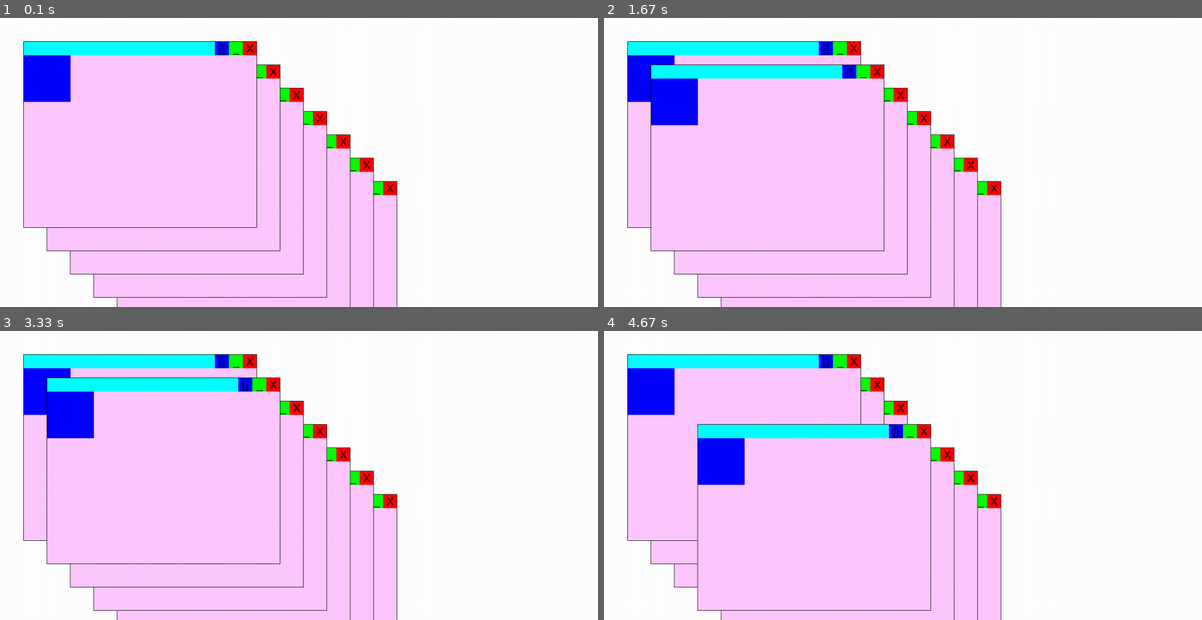
Above: before the commit, frames 1-4 (two rows, left to right).
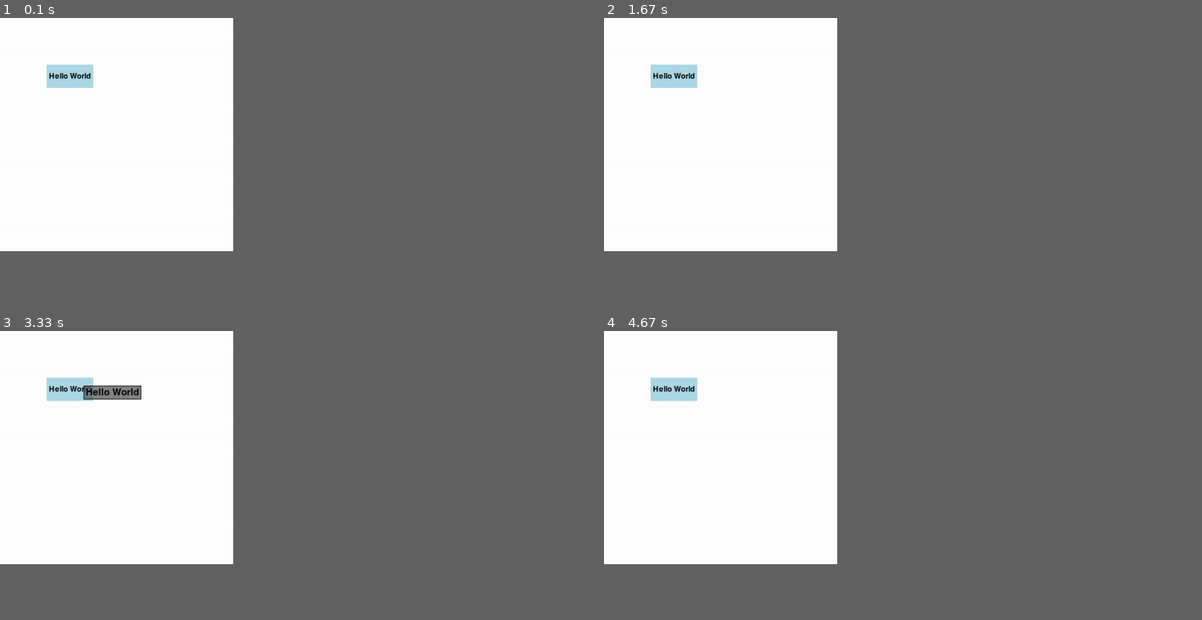
Above: after the commit, the same moments.

Repository: steellight541/my_pygame_packages
Game: pygame game, started from main.py
The game is run twice, just before and just after one commit, with the same random seed, the same clock (stepped at 60 frames per second) and the same inputs.
Inputs (mouse positions are in pixels of both pictures, inside the frame that each line leads up to):
- Up to frame 1 (0.1 s): no input
- Up to frame 2 (1.67 s): click (675, 75) at 0.38 s, where only the run after the commit has a clickable "Hello World"; click (723, 150) at 0.72 s
- Up to frame 3 (3.33 s): click (71, 388) at 2.05 s, where only the run after the commit has a clickable "Hello World"; click (107, 507) at 2.38 s; click (83, 400) at 3.22 s
- Up to frame 4 (4.67 s): click (783, 426) at 3.55 s
In our replay, the window is 900x435 before the commit and 351x351 after it. These sizes can differ from the game's own. Grey fills any space a smaller window leaves; there, only what the larger window draws over its background counts as a difference.

The runs differ from the first frame. In frame 1, 49% of the frame differs, in the area x 3-67%, y 8-100%; in frame 2, 49%; in frame 3, 49%; in frame 4, 49%.

Commit message:
working on buttons

Diff:
--- /dev/null
+++ b/GUI/main.py
@@ -0,0 +1,108 @@
+import pygame
+from typing import Any
+
+class Colors:
+    background: tuple[int, int, int, int]|str
+    border: tuple[int, int, int]|str
+    text: str
+    def __init__(self, background: tuple[int, int, int, int]|str, border: tuple[int, int, int]|str, text: str) -> None:
+        self.background = background
+        self.border = border
+        self.text = text
+
+    def keys(self):
+        return ["background", "border", "text"]
+
+    def __getitem__(self, key: str) -> Any:
+        return getattr(self, key)
+
+    def __setitem__(self, key: str, value: Any) -> None:
+        setattr(self, key, value)
+
+    def __iter__(self):
+        return iter(["background", "border", "text"])
+
+    def __repr__(self) -> str:
+        return f"Colors({self.background}, {self.border}, {self.text})"
+
+    @classmethod
+    def default_tooltip_colors(cls) -> "Colors":
+        return cls((100, 100, 100, 200), "black", "black")
+
+
+class Tooltip:
+    def __init__(self, text: str, colors: Colors | dict[str, Any] = {}) -> None:
+        self.text = text
+        self.colors: dict[str, Any] = {**Colors.default_tooltip_colors(), **colors}
+
+    def draw(self, window: pygame.Surface, pos: tuple[int, int]) -> None:
+        """hover tooltip"""
+        offset = 10
+        font = pygame.font.Font(None, 30)
+        text = font.render(self.text, True, self.colors["text"])
+        text_rect = text.get_rect(bottomleft=(pos[0]+offset//2, pos[1]-offset//2))
+
+        background = pygame.Surface(text_rect.inflate(10, 10).size)
+        background.fill(self.colors["background"])
+        background.set_alpha(self.colors["background"][3])
+
+        background_rect = background.get_rect()
+        background_rect.bottomleft = pos
+
+        pygame.draw.rect(background, self.colors["border"], background.get_rect(), 2)
+        window.blit(background, background_rect)
+        window.blit(text, text_rect)
+
+class Button:
+    def __init__(self, rect: pygame.Rect | pygame.Surface, value: int | None = None, text: str = "", resize: tuple[int, int] | None = None, pos: tuple[int, int] | None = None, tooltip: Tooltip | None = None) -> None:
+        self.surface = pygame.Surface(rect.size) if isinstance(rect, pygame.Rect) else rect
+        self.rect = rect if isinstance(rect, pygame.Rect) else self.surface.get_rect()
+        self.surface.fill("lightblue") if isinstance(rect, pygame.Rect) else None
+
+        if pos:
+            self.rect.topleft = pos
+        self.surface = pygame.transform.scale(self.surface, resize) if resize else self.surface
+        self.rect.size = self.surface.get_size()
+
+        self.value = value
+        self.text = text
+        self.tooltip = tooltip
+        self.__frozen = False
+
+        self.update_text(text)
+
+    def update_text(self, text: str) -> None:
+        self.text = text
+        min_font_size, max_font_size = 1, self.rect.height - 10
+
+        while max_font_size - min_font_size > 1:
+            mid_font_size = (min_font_size + max_font_size) // 2
+            self.layout_text(mid_font_size)
+            if self.text_rect.width <= self.rect.width - 10:
+                min_font_size = mid_font_size
+            else:
+                max_font_size = mid_font_size
+
+        self.layout_text(min_font_size)
+
+    def layout_text(self, font_size: int) -> None:
+        font = pygame.font.Font(None, font_size)
+        self.text_surface = font.render(self.text, True, "black")
+        self.text_rect = self.text_surface.get_rect(center=self.rect.center)
+
+    def draw(self, window: pygame.Surface) -> None:
+        window.blit(self.surface, self.rect)
+        window.blit(self.text_surface, self.text_rect)
+
+        if self.tooltip and self.rect.collidepoint(pygame.mouse.get_pos()):
+            self.tooltip.draw(window, pygame.mouse.get_pos())
+
+    @property
+    def pressed(self) -> bool:
+        return not self.__frozen and self.rect.collidepoint(pygame.mouse.get_pos())
+
+    def freeze(self) -> None:
+        self.__frozen = True
+
+    def unfreeze(self) -> None:
+        self.__frozen = False
--- a/main.py
+++ b/main.py
@@ -1,32 +1,23 @@
 import pygame
-from pygame_windows.windows import BaseWindow, WindowHandler
-p = pygame.init()
-# get monitor size
-info = pygame.display.Info()
-screen = pygame.display.set_mode((info.current_w, info.current_h-100), vsync=True, flags=pygame.HWACCEL|pygame.DOUBLEBUF|pygame.RESIZABLE)
-windows = WindowHandler(
-    window_1=BaseWindow(screen, 500, 400, 50, 50),
-    window_2=BaseWindow(screen, 500, 400, 100, 100),
-    window_3=BaseWindow(screen, 500, 400, 150, 150),
-    window_4=BaseWindow(screen, 500, 400, 200, 200),
-    window_5=BaseWindow(screen, 500, 400, 250, 250),
-    window_6=BaseWindow(screen, 500, 400, 300, 300),
-    window_7=BaseWindow(screen, 500, 400, 350, 350),
+from GUI.main import Button, Tooltip
 
-)
 
+pygame.init()
+screen = pygame.display.set_mode((500, 500))
 clock = pygame.time.Clock()
 
 
+btn = Button(pygame.Rect(100, 100, 100, 50), text="Hello World", tooltip=Tooltip("Hello World"))
+
+
 while True:
-    pygame.display.set_caption(f"FPS: {clock.get_fps()}")
+    pygame.display.set_caption(f"FPS: {clock.get_fps():.2f}")
     for event in pygame.event.get():
-        windows.event_handler(event)
         if event.type == pygame.QUIT:
             pygame.quit()
             quit()
 
     screen.fill((255, 255, 255))
-    windows.draw()
+    btn.draw(screen)
     pygame.display.flip()
     clock.tick(165)
--- a/pygame_windows/content.py
+++ b/pygame_windows/content.py
@@ -11,8 +11,7 @@
         self._draw(screen)
         screen.set_clip(None)
 
-    def _draw(self, screen):
-        self.draw_rect(screen, (0, 0, 100, 100), (0, 0, 255))
+    def _draw(self, screen): ...
 
     def draw_rect(self, screen, rect_, color):
         rect(screen, color, Rect(rect_).move(self.bounding_box.topleft))
Not shown, changed: .gitignore
